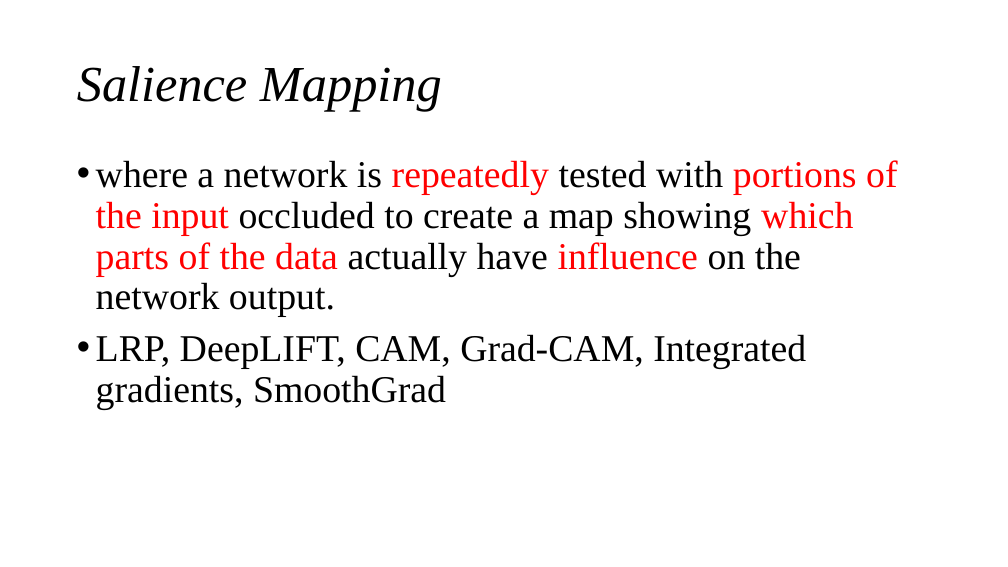
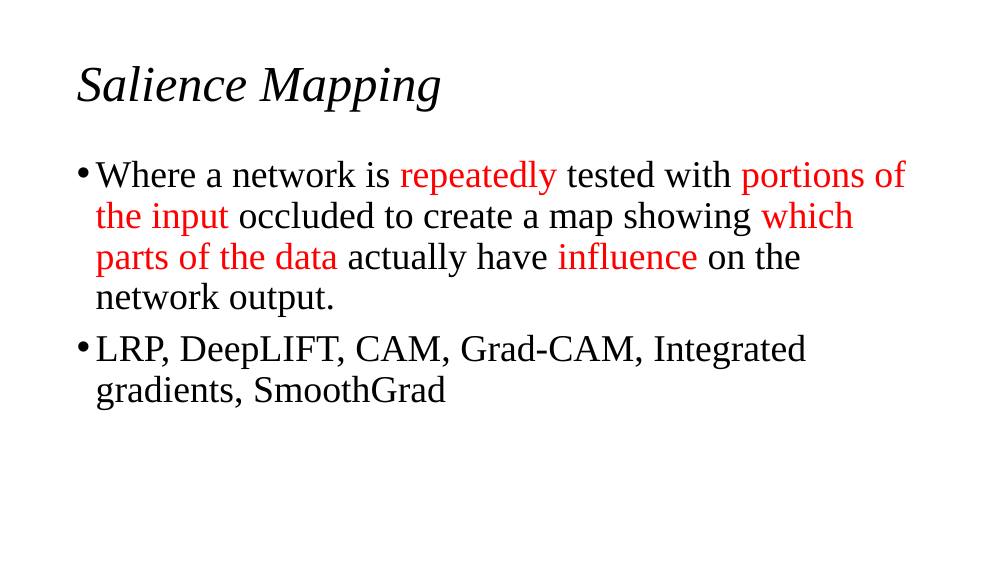
Before and after one commit to cloudspurs/klz, a slide deck: slide 17 of computer_science/ai/xai/papers/explaining_explanations_an_overview_of_interpretability_of_machine_learning.pptx. Drawn at 1008x567 pixels with LibreOffice and Linux fonts; fonts in the diff are those of the drawing. Boxes give left, top, right and bottom in pixels: in the first picture for what was removed or moved away, otherwise in the second. Text is boxed around its words. In the diff, an @@ line names an element or a change of style, - is before the commit and + after.

```diff
--- a/computer_science/ai/xai/papers/explaining_explanations_an_overview_of_interpretability_of_machine_learning.pptx
+++ b/computer_science/ai/xai/papers/explaining_explanations_an_overview_of_interpretability_of_machine_learning.pptx
@@ text at <box>96,160,905,317</box>: text changed @@
-• where a network is repeatedly tested with portions of the input occluded to create a map showing which parts of the data actually have influence on the network output.
+• Where a network is repeatedly tested with portions of the input occluded to create a map showing which parts of the data actually have influence on the network output.
```
Also in this commit, not shown: 1 other slide changed, 9 slides added, 1 slide removed, 41 other files.
